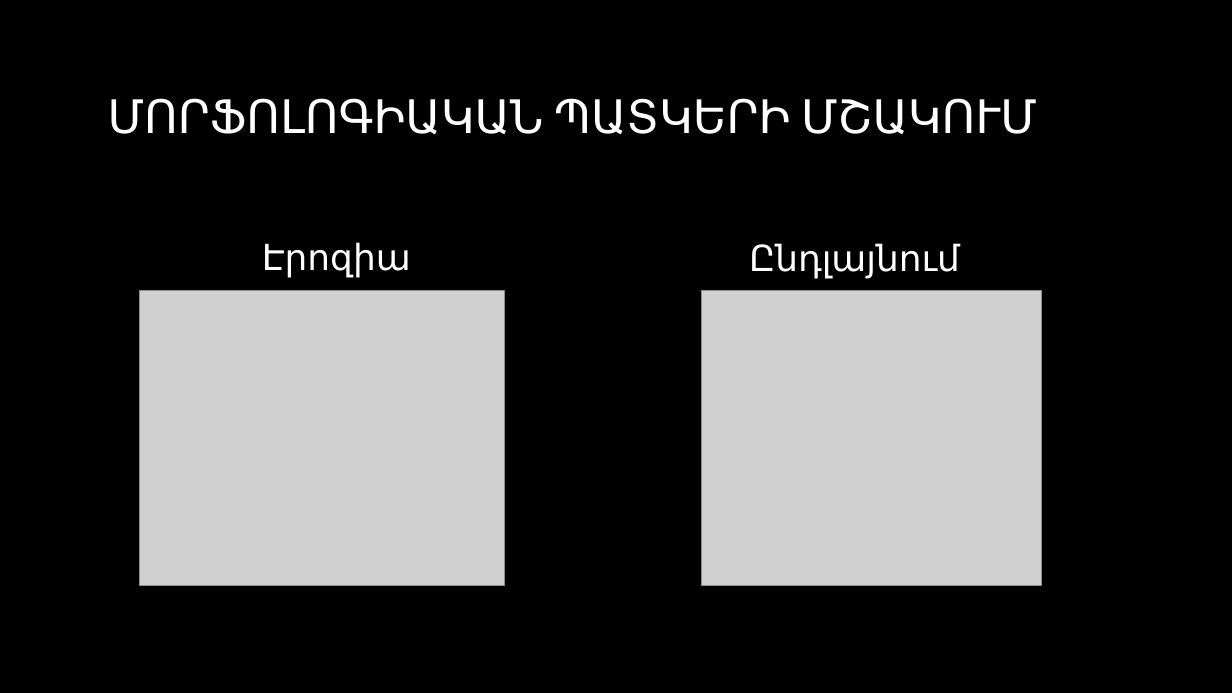
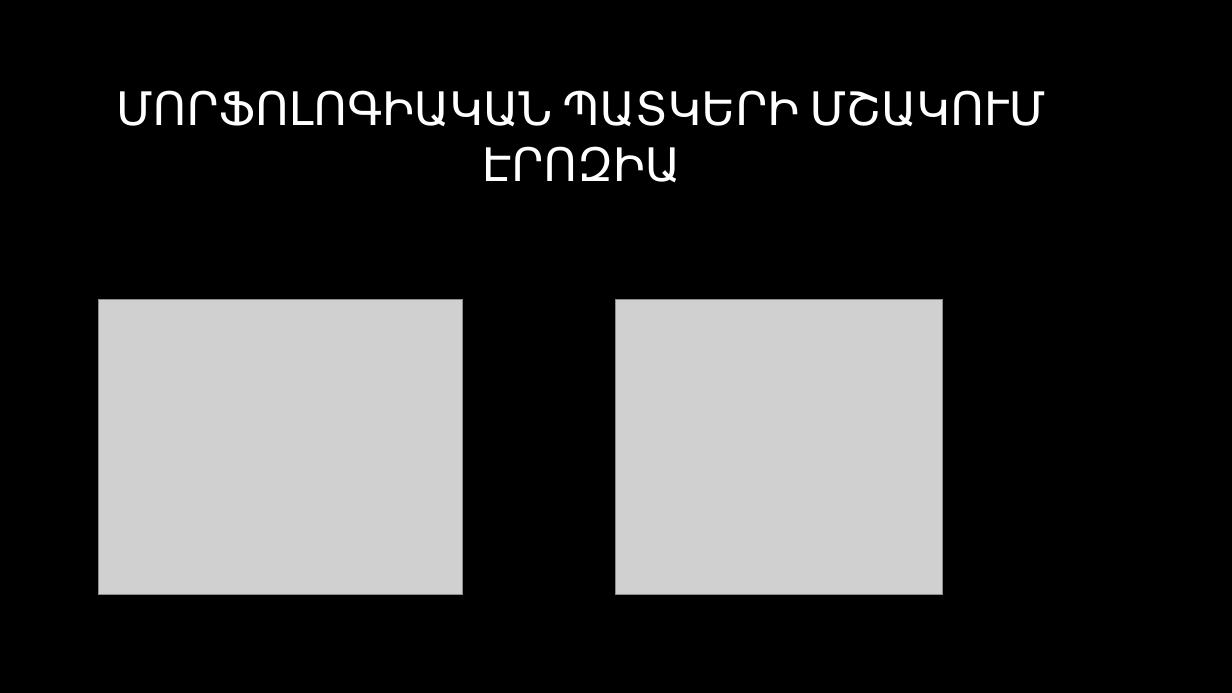
Before and after one commit to CGevorg/OpenKrypton, a slide deck: slide 2 of presentation/Presentation.pptx. Drawn at 1232x693 pixels with LibreOffice and Linux fonts; fonts in the diff are those of the drawing; grey boxes stand for pictures; background and template pictures are left out. Boxes give left, top, right and bottom in pixels: in the first picture for what was removed or moved away, otherwise in the second. Text is boxed around its words. In the diff, an @@ line names an element or a change of style, - is before the commit and + after.

```diff
--- a/presentation/Presentation.pptx
+++ b/presentation/Presentation.pptx
@@ title at [116,90,1046,182]: text changed @@
-ՄՈՐՖՈԼՈԳԻԱԿԱՆ ՊԱՏԿԵՐԻ ՄՇԱԿՈՒՄ
+ՄՈՐՖՈԼՈԳԻԱԿԱՆ ՊԱՏԿԵՐԻ ՄՇԱԿՈՒՄ
+ԷՐՈԶԻԱ
@@ text removed at [262,242,411,278] @@
-Էրոզիա
@@ text removed at [749,243,960,279] @@
-Ընդլայնում
@@ picture: place and size @@
-picture at [140,290,505,585]
+picture at [98,299,463,594]
@@ picture: place and size @@
-picture at [701,290,1043,585]
+picture at [616,299,944,594]
```
Also in this commit, not shown: 1 other slide changed, 17 slides added, 1 slide removed, 1 other file.
